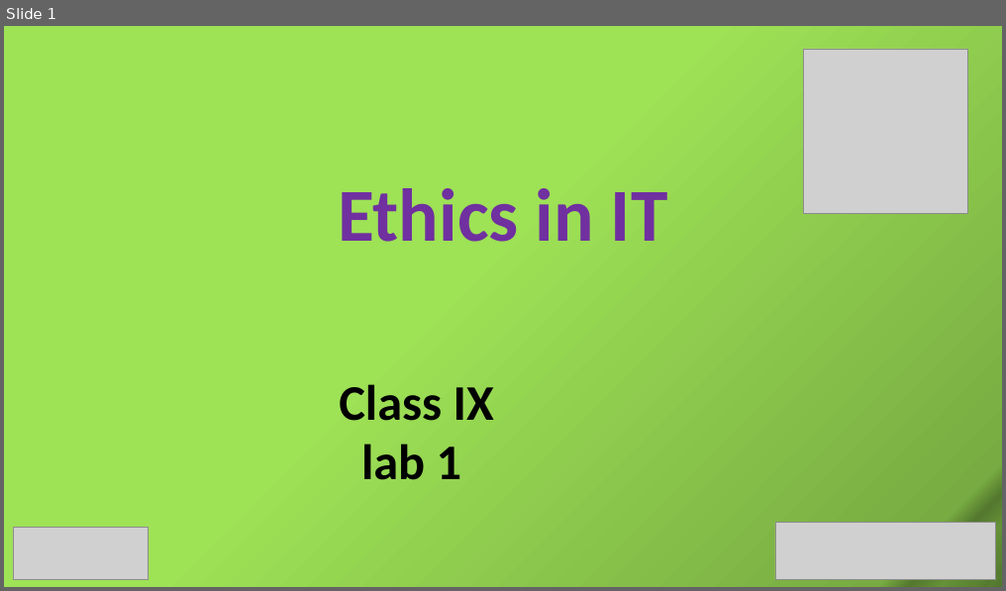
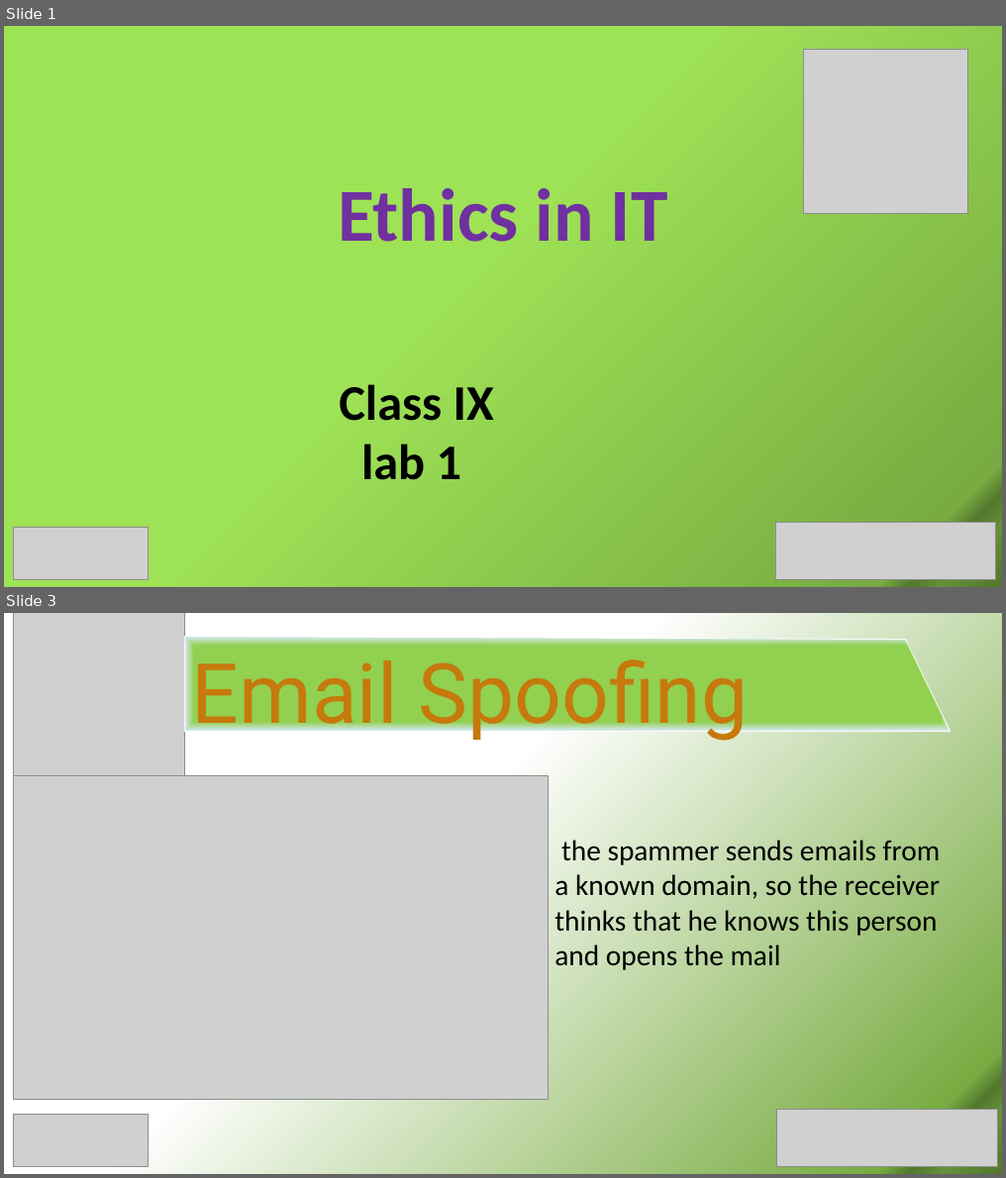
Before and after one commit to SabitDeepto/IIDP, a slide deck: class 10/1.Ethics in IT/2. Presentation/Ethics 1.pptx. Shown one above the other, each under a label of ours: slide 1 before the commit, slides 1 and 3 after it; the slides between them are not shown. The pictures are 1006x591 and 1006x1178 pixels, drawn with LibreOffice and Linux fonts; fonts in the diff are those of the drawing; grey boxes stand for pictures. Boxes give left, top, right and bottom in pixels: in the first picture for what was removed or moved away, otherwise in the second. Text is boxed around its words. In the diff, an @@ line names an element or a change of style, - is before the commit and + after.

```diff
--- a/class 10/1.Ethics in IT/2. Presentation/Ethics 1.pptx
+++ b/class 10/1.Ethics in IT/2. Presentation/Ethics 1.pptx
@@ slide 3 added at (4,613,1002,1174), background gradient #FFFFFF to #78AC42 to #54782E to #659138 to #5C8433 to #557A2F to #577D30 to #52762D @@
@@ picture added at (13,613,184,775) @@
@@ freeform shape added at (184,636,950,731), fill gradient #92D050 to #D8E9FA, outline #FFFFFF 1 pt @@
@@ text added at (192,660,747,743), 80 pt, text #C6790C @@
+Email Spoofing
@@ picture added at (13,775,548,1100) @@
@@ text added at (554,840,941,970), 28 pt, text #000000 @@
+the spammer sends emails from a known domain, so the receiver thinks that he knows this person and opens the mail
@@ picture added at (13,1115,148,1166) @@
@@ picture added at (776,1109,997,1167) @@
```
Also in this commit, not shown: 1 slide changed, 5 other slides added, 5 slides removed, 5 other files.
